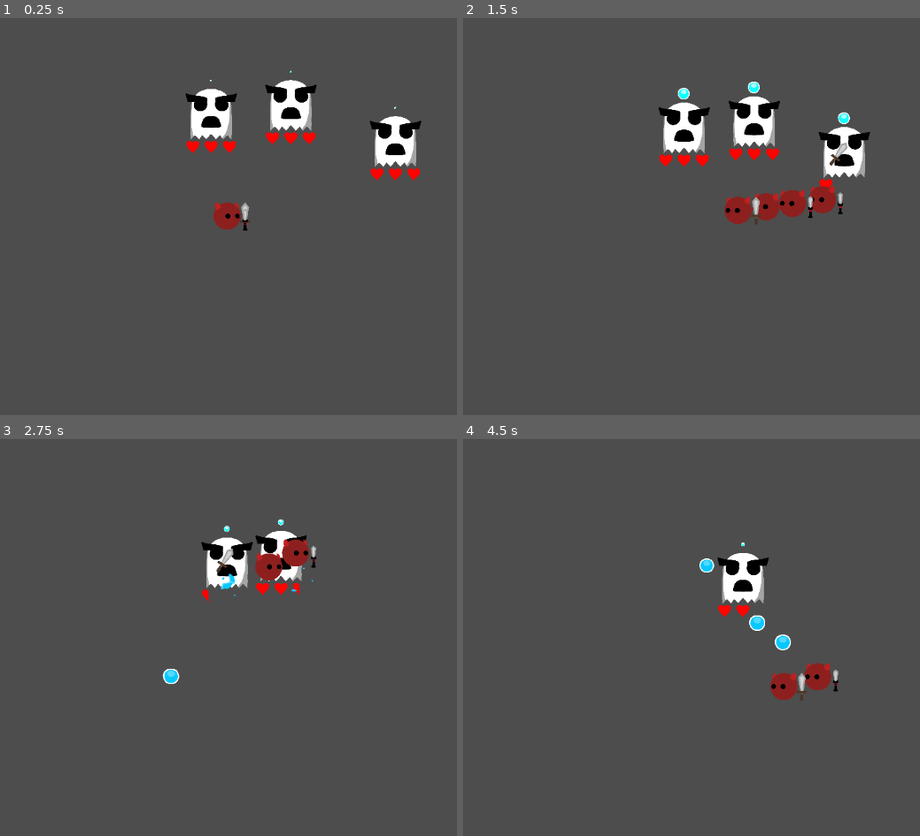
Above: before the commit, frames 1-4 (two rows, left to right).
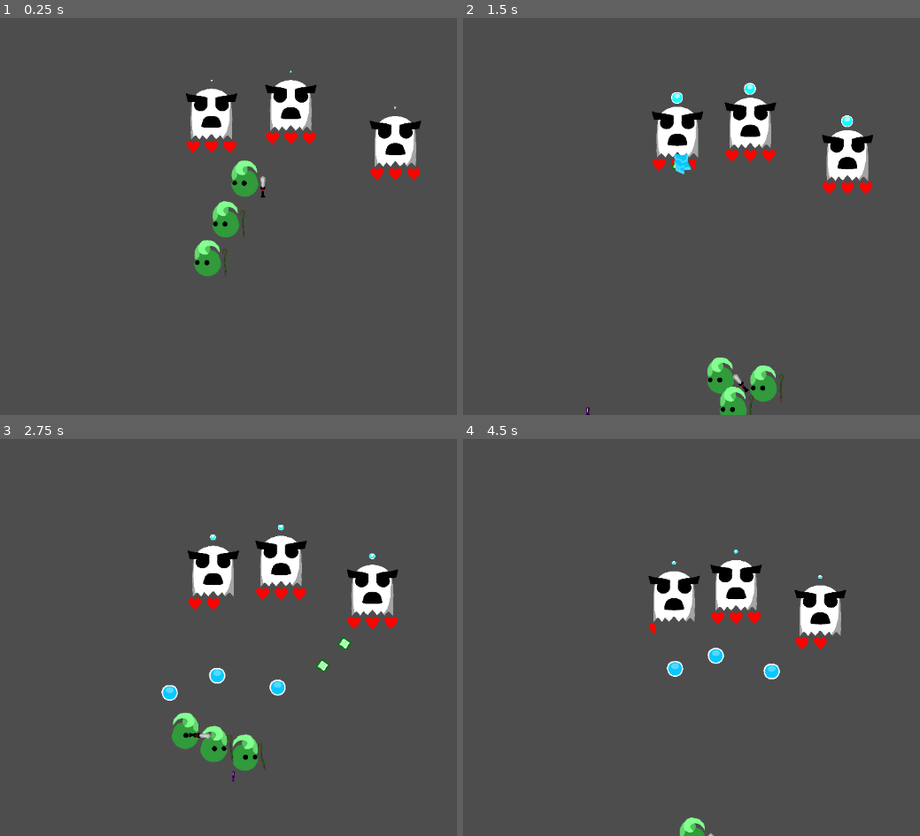
Above: after the commit, the same moments.

Repository: HoneyPony/impish-descent-future
Game: Godot game, scene res://Game.tscn
Two runs of this game, one before a commit and one after it. Both use one fixed random seed, a clock stepped at 60 frames per second and the inputs below.
Inputs (mouse positions are in pixels of both pictures, inside the frame that each line leads up to):
- Up to frame 1 (0.25 s): no input
- Up to frame 2 (1.5 s): move the mouse to (846, 196) at 0.52 s; hold D (player_right) 0.53-1.28 s; move the mouse to (549, 236) at 1.27 s
- Up to frame 3 (2.75 s): move the mouse to (297, 550) at 2.02 s; hold D (player_right) from 2.03 s (still down)
- Up to frame 4 (4.5 s): move the mouse to (654, 716) at 2.77 s; move the mouse to (901, 697) at 3.52 s; release D (player_right) at 3.53 s; move the mouse to (476, 577) at 4.27 s

The runs differ from the first frame. In frame 1, 1.7% of the frame differs, in the area x 40-93%, y 15-66%; in frame 2, 6.0%; in frame 3, 6.2%, in the area x 35-88%, y 20-87%; in frame 4, 5.4%.

Commit message:
Implement dagger buff

Diff:
--- a/GS.gd
+++ b/GS.gd
@@ -33,13 +33,15 @@
 
 enum Buff {
 	None,
-	Shield
+	Shield,
+	Dagger
 }
 
 var valid_imps = [
 	[Class.Brawler, Item.Sword],
 	[Class.Brawler, Item.Dagger],
 	[Class.Mage, Item.Staff],
+	[Class.Mage, Item.Dagger],
 	[Class.Cleric, Item.Staff],
 	[Class.Summoner, Item.Scythe],
 ]
@@ -51,6 +53,7 @@
 	imp.set_class(config[0])
 	imp.set_item(config[1])
 	imp.compute_basic_properties()
+	imp.finalize_properties()
 
 func spawn_imp(parent: Node, config: Array, global_pos: Vector2):
 	call_deferred("finish_spawn_imp", parent, config, global_pos)
--- a/SpawnImps.gd
+++ b/SpawnImps.gd
@@ -3,10 +3,10 @@
 
 # Called when the node enters the scene tree for the first time.
 func _ready():
-	GS.spawn_imp(get_parent(), GS.valid_imps[0], global_position)
-	GS.spawn_imp(get_parent(), GS.valid_imps[0], global_position)
-	GS.spawn_imp(get_parent(), GS.valid_imps[1], global_position)
-	GS.spawn_imp(get_parent(), GS.valid_imps[1], global_position)
+	GS.spawn_imp(get_parent(), GS.valid_imps[2], global_position)
+	GS.spawn_imp(get_parent(), GS.valid_imps[3], global_position)
+	GS.spawn_imp(get_parent(), GS.valid_imps[2], global_position)
+	#GS.spawn_imp(get_parent(), GS.valid_imps[1], global_position)
 	pass # Replace with function body.
 
 
--- a/enemies/simple_ghost.gd
+++ b/enemies/simple_ghost.gd
@@ -38,17 +38,25 @@
 
 	handle_simple_projectile()
 
+	var to_delete = []
+
 	for k in collision_timeouts:
 		collision_timeouts[k] -= delta
+		if collision_timeouts[k] < 0:
+			to_delete.push_back(k)
 
+	for k in to_delete:
+		collision_timeouts.erase(k)
 
 
 func _on_hazard_body_entered(body):
 	if collision_timeouts.get(body, -1.0) > 0.0:
 		return
 
+	# Call hit_target() first in case the damage gets buffed.
+	body.hit_target()
 	health -= body.damage
-	body.hit_target()
+
 
 	# Time out collision
 	collision_timeouts[body] = 0.5
--- a/hazard/hazard.gd
+++ /dev/null
@@ -1,6 +0,0 @@
-extends PhysicsBody2D
-
-@export var damage: int = 2
-
-func hit_target():
-	pass
--- /dev/null
+++ b/hazard/player_melee_hazard.gd
@@ -0,0 +1,9 @@
+extends PhysicsBody2D
+
+@export var damage: int = 2
+
+func hit_target():
+	# When we hit the target, see if we get a damage buff from the player.
+	# Note that this means that melee attacks that miss don't use up damage
+	# buffs.
+	damage = get_parent().get_buffed_damage(damage)
--- a/players/player.gd
+++ b/players/player.gd
@@ -14,10 +14,16 @@
 #@export var melee_cooldown = 0.3
 @export var action_cooldown = 0.3
 
+# We need to reset this each time we melee swing due to the possibility of buffs.
+# (too stateful, I guess...)
+var melee_base_damage = 1
+
 var action_speed = 1.0
 
 var ranged_attack_target: Node2D = null
 var ranged_attack_target_cached: Vector2 = Vector2.ZERO
+
+var buff_target_buff: GS.Buff = GS.Buff.None
 
 var projectile_scene: PackedScene = GS.PlayerProjectile1
 
@@ -45,6 +51,8 @@
 			return null
 		GS.Buff.Shield:
 			return preload("res://buffs/buff_protect.png")
+		GS.Buff.Dagger:
+			return preload("res://buffs/buff_dagger.png")
 		_:
 			print("unknown buff!")
 			return null
@@ -111,16 +119,19 @@
 			goal = Goals.GOAL_MELEE
 			match current_item:
 				GS.Item.Sword:
-					$Item.damage = 2
+					melee_base_damage = 2
 				GS.Item.Dagger:
-					$Item.damage = 1
+					melee_base_damage = 1
 					action_speed *= 2.0
 
 		GS.Class.Mage:
 			goal = Goals.GOAL_RANGED
+			if current_item == GS.Item.Dagger:
+				goal = Goals.GOAL_BUFF
+				buff_target_buff = GS.Buff.Dagger
 		GS.Class.Cleric:
 			goal = Goals.GOAL_BUFF
-			projectile_scene = GS.BuffProjectile
+			buff_target_buff = GS.Buff.Shield
 		GS.Class.Summoner:
 			# Summoner can't do anything but get hit by default.
 			goal = Goals.GOAL_NONE
@@ -145,6 +156,7 @@
 	state = State.MELEE_ATTACK
 	state_timer = 0.0
 
+	$Item.damage = melee_base_damage
 	melee_attack_target_pos = what
 	melee_attack_target_rot = (what - global_position).angle()
 
@@ -163,12 +175,17 @@
 func _ready():
 	item.global_position = item_rest.global_position
 
+func finalize_properties():
+
 	# TODO: Do we actually do this here? Probably not
-	compute_basic_properties()
+	# compute_basic_properties()
 
 	# Set up our range based on our goals.
-	if goal == Goals.GOAL_RANGED:
+	if goal == Goals.GOAL_RANGED or goal == Goals.GOAL_BUFF:
 		$EnemyRange/CollisionShape.shape.radius *= 3
+
+	if goal == Goals.GOAL_BUFF:
+		projectile_scene = GS.BuffProjectile
 
 	render_buffs()
 
@@ -231,9 +248,12 @@
 			# Hack for buff related textures
 			if goal == Goals.GOAL_BUFF:
 				# TODO: Actually set our buff intent
-				projectile.set_sprite(grab_buff_tex(GS.Buff.Shield))
-				projectile.buff = GS.Buff.Shield
+				projectile.set_sprite(grab_buff_tex(buff_target_buff))
+				projectile.buff = buff_target_buff
 				projectile.buff_source = self
+			elif goal == Goals.GOAL_RANGED:
+				# Use up damage buffs when the projectile is fired.
+				projectile.damage = get_buffed_damage(projectile.damage)
 
 			# TODO: Somehow set this velocity when relevant
 			projectile.velocity = vel.normalized() * 512.0
@@ -406,3 +426,12 @@
 	for i in range(0, 3):
 		if buffs[i] == GS.Buff.None:
 			return true
+
+func get_buffed_damage(damage: int) -> int:
+	for i in range(0, 3):
+		if buffs[i] == GS.Buff.Dagger:
+			buffs[i] = GS.Buff.None
+			render_buffs()
+			return damage + 1
+
+	return damage
--- a/players/player.tscn
+++ b/players/player.tscn
@@ -1,7 +1,7 @@
 [gd_scene load_steps=13 format=3 uid="uid://feyduuodmg3a"]
 
 [ext_resource type="Script" path="res://players/player.gd" id="1_w5dbm"]
-[ext_resource type="Script" path="res://hazard/hazard.gd" id="2_ot2ip"]
+[ext_resource type="Script" path="res://hazard/player_melee_hazard.gd" id="2_ot2ip"]
 [ext_resource type="Texture2D" uid="uid://bmyr52b8dwvrw" path="res://players/staff.png" id="3_gmg4u"]
 [ext_resource type="Texture2D" uid="uid://b4rijupf75hec" path="res://players/body2.png" id="4_pg1ny"]
 
Binary file added: buffs/buff_dagger.png
Not shown, added: buffs/buff_dagger.png.import
Not shown, added: buffs/buff_dagger.kra
Not shown, added: buffs/buff_dagger.kra~
Not shown, added: players/.dagger.kra-autosave.kra
